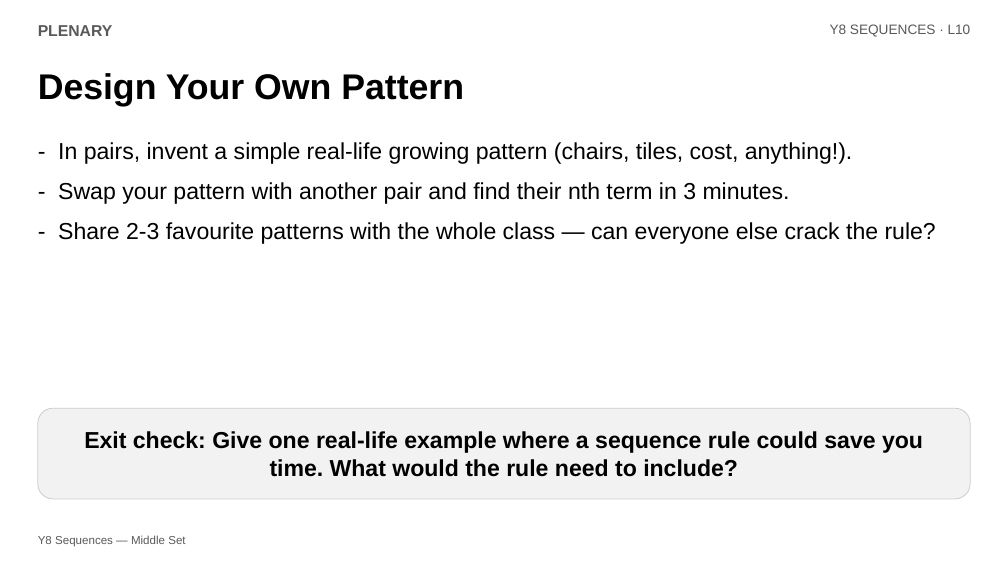
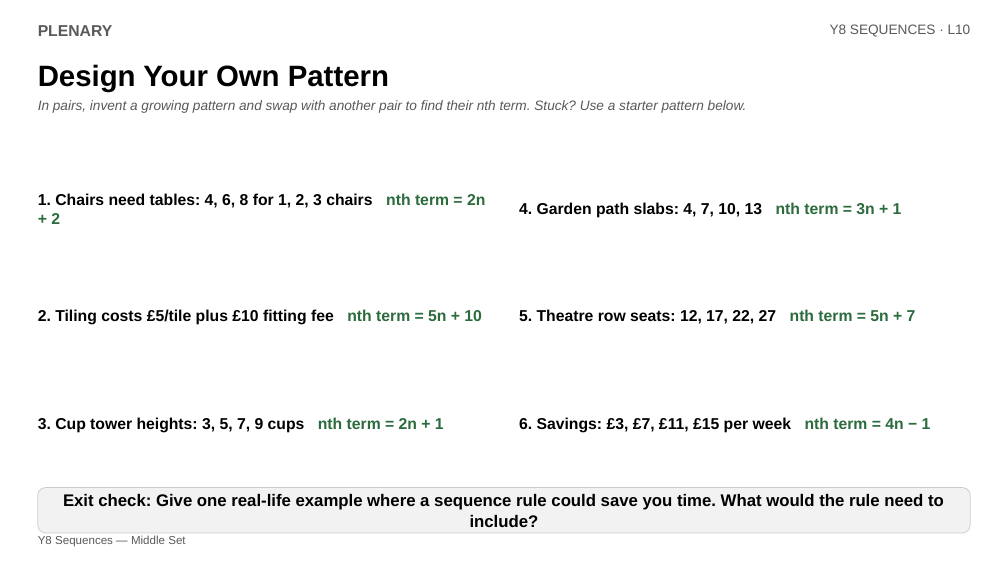
Before and after one commit to Cindylovestoeatfish/5MinuteMathsTeacher, a slide deck: slide 8 of resources/year8/L10_Sequences_in_Real_Life.pptx. Drawn at 1008x567 pixels with LibreOffice and Linux fonts; fonts in the diff are those of the drawing. Boxes give left, top, right and bottom in pixels: in the first picture for what was removed or moved away, otherwise in the second. Text is boxed around its words. In the diff, an @@ line names an element or a change of style, - is before the commit and + after.

```diff
--- a/resources/year8/L10_Sequences_in_Real_Life.pptx
+++ b/resources/year8/L10_Sequences_in_Real_Life.pptx
@@ text "Design Your Own Pattern": place and size @@
-text "Design Your Own Pattern" at [38, 73, 464, 107]
+text "Design Your Own Pattern" at [38, 64, 389, 91]
@@ text "Design Your Own Pattern" at [38, 64, 389, 91]: size 34 to 28 pt @@
@@ text added at [38, 100, 747, 113], 13 pt, text #595959, italic @@
+In pairs, invent a growing pattern and swap with another pair to find their nth term. Stuck? Use a starter pattern below.
@@ text removed at [58, 142, 936, 244] @@
-- In pairs, invent a simple real-life growing pattern (chairs, tiles, cost, anything!).
-- Swap your pattern with another pair and find their nth term in 3 minutes.
-- Share 2-3 favourite patterns with the whole class — can everyone else crack the rule?
@@ text added at [38, 193, 485, 224], 15 pt, text #000000, bold @@
+1. Chairs need tables: 4, 6, 8 for 1, 2, 3 chairs nth term = 2n + 2
@@ text added at [519, 202, 902, 218], 15 pt, text #000000, bold @@
+4. Garden path slabs: 4, 7, 10, 13 nth term = 3n + 1
@@ text added at [38, 309, 482, 325], 15 pt, text #000000, bold @@
+2. Tiling costs £5/tile plus £10 fitting fee nth term = 5n + 10
@@ text added at [519, 309, 916, 324], 15 pt, text #000000, bold @@
+5. Theatre row seats: 12, 17, 22, 27 nth term = 5n + 7
@@ text added at [38, 417, 444, 433], 15 pt, text #000000, bold @@
+3. Cup tower heights: 3, 5, 7, 9 cups nth term = 2n + 1
@@ text added at [519, 417, 931, 433], 15 pt, text #000000, bold @@
+6. Savings: £3, £7, £11, £15 per week nth term = 4n − 1
@@ rounded rectangle "Exit check: Give one real-life ...": place and size @@
-rounded rectangle "Exit check: Give one real-life ..." at [38, 408, 970, 499]
+rounded rectangle "Exit check: Give one real-life ..." at [38, 488, 970, 533]
@@ rounded rectangle "Exit check: Give one real-life ..." at [38, 488, 970, 533]: size 22 to 16 pt @@
```
Also in this commit, not shown: 12 other files.
